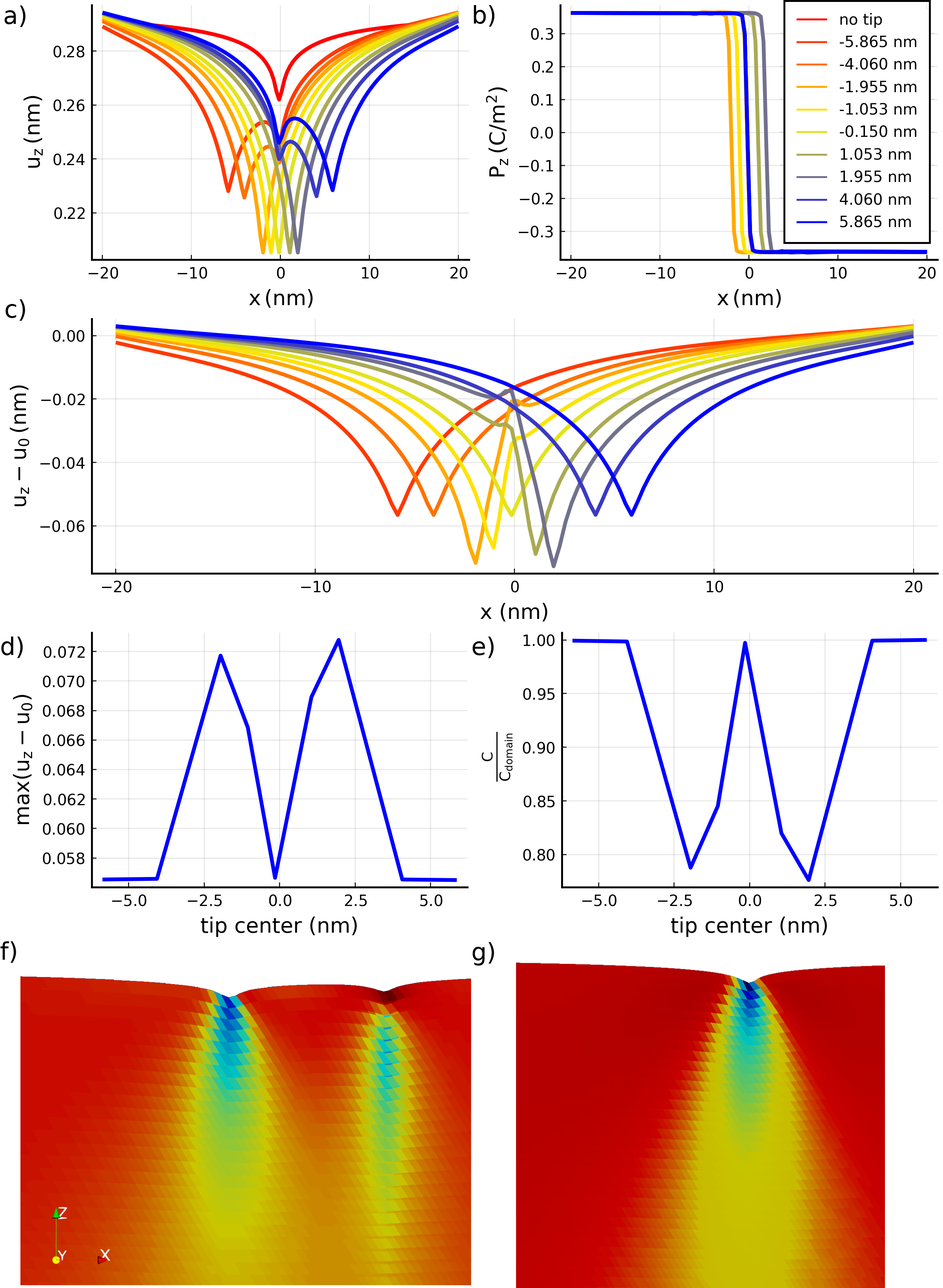
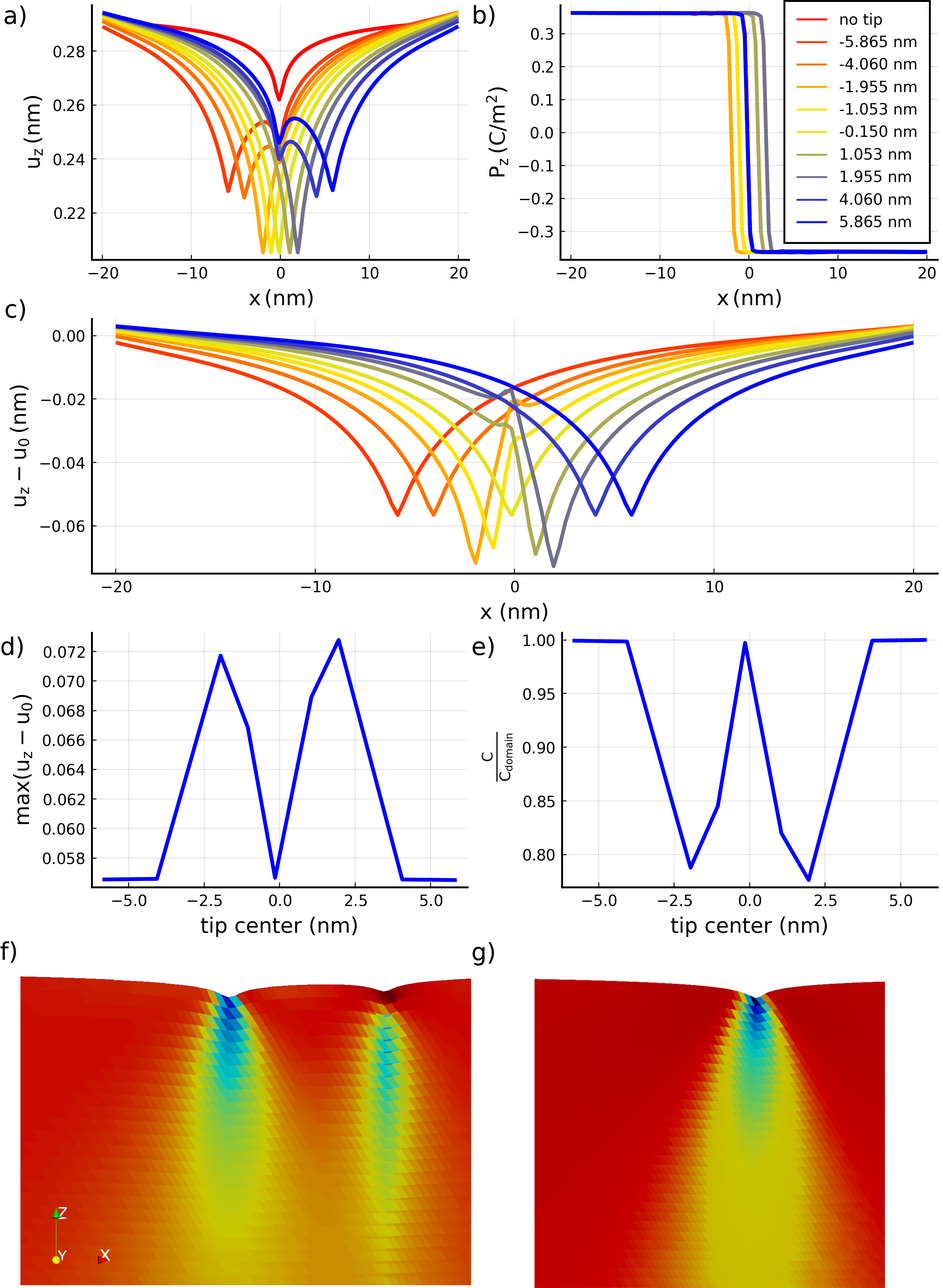
Layer changes from the first 943 × 1288 image to the second:
painted on "2021-02-01T15:40:25+01:00.png" over [516,962,886,1288]
